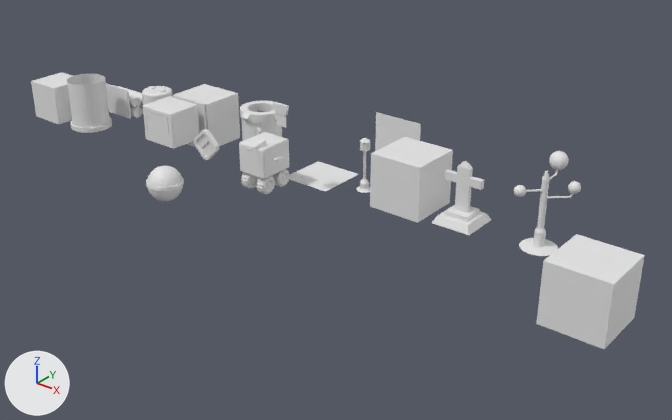
The glTF model public/model.glb: old version first, new version second.
Before and after are seen from a 50 mm lens placed at (21.4, -22.6, 14.0), pointed at (2.6, 0.9, -0.5). Lighting does not change. The marker at lower left points along +X, +Y and +Z. Where no turn or scale is listed for an object, it has been applied to the vertices.

In view in the first picture: 'barrierShad', 'bombmodel1', 'clim', 'exit', 'exit2shad', 'key2', 'nWall', 'ndecor1', 'planeGround', 'player1', 'playerHat', 'tree2', 'wall_1'.
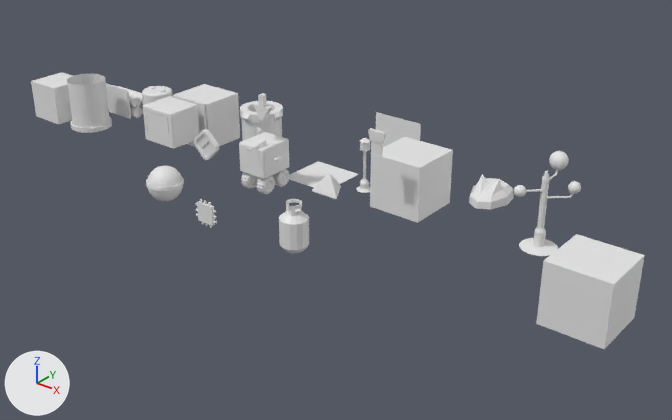
Where the change shows, as pixel boxes [x1, y1, x2, y2] in the pictures (672 x 420 px):
'ndecor1', deleted
    before: [432, 161, 491, 235]
'gazModel1', added
    after: [279, 199, 309, 253]
'mousemob', added
    after: [468, 174, 514, 210]
'key2', moved
    before: [273, 102, 289, 128]
    after: [368, 128, 386, 156]
'box2', added
    after: [312, 173, 341, 199]
'item3Model', added
    after: [195, 199, 217, 228]
'helpArrow', added
    after: [253, 93, 273, 120]
'mousemobEye', added
    after: [471, 191, 491, 201]

What changed in the scene script:
```text
Add me_cylinder_001:
    me_cylinder_001.from_pydata(...)  # 136 vertices, 236 faces; spans x -0.46..0.46, y -0.47..0.47, z 0.0..1.64
Add me_cube_032:
    me_cube_032.from_pydata(...)  # a box spanning x -0.347..0.347, y -0.06..0.06, z -0.3..0.4; a 32-sided cylinder along x spanning x -0.466..0.466, y -0.04..0.04, z 0.21..0.29; a 32-sided cylinder along x spanning x -0.466..0.466, y -0.04..0.04, z 0.009..0.089; a 32-sided cylinder along x spanning x -0.466..0.466, y -0.04..0.04, z -0.193..-0.113; a 32-sided cylinder along z spanning x -0.242..-0.162, y -0.04..0.04, z -0.417..0.514; a 32-sided cylinder along z spanning x -0.04..0.04, y -0.04..0.04, z -0.417..0.514; a 32-sided cylinder along z spanning x 0.162..0.242, y -0.04..0.04, z -0.417..0.514
Add me_cube_031:
    me_cube_031.from_pydata(...)  # 76 vertices, 148 faces; spans x -0.385..0.386, y -0.1..0.1, z -0.467..0.443
Add me_cube_029:
    me_cube_029.from_pydata([(0.336, -0.529, 0.423), (0.395, -0.633, 0.284), (0.053, -0.615, 0.437), (0.054, -0.825, 0.275), (-0.336, -0.529, 0.423), (-0.395, -0.633, 0.284), (-0.053, -0.615, 0.437), (-0.054, -0.825, 0.275)], [], [(1, 0, 2), (1, 2, 3), (5, 7, 6), (5, 6, 4)])
Add me_cube_017:
    me_cube_017.from_pydata(...)  # 55 vertices, 102 faces; spans x -0.72..0.72, y -0.91..0.91, z 0.0..0.89
Add me_cone:
    me_cone.from_pydata(...)  # 48 vertices, 92 faces; spans x -0.538..0.538, y -0.33..0.614, z 0.0..0.718
Remove ob_ndecor1:
    ob_ndecor1 = bpy.data.objects.new('ndecor1', me_cube_013)
    ob_ndecor1.location = (7.1, 2.0, 0.0)
Change ob_key2:
    ob_key2.location: (0.91, -0.06, 3.05) -> (5.01, -0.06, 3.05)
Add ob_gazmodel1:
    ob_gazmodel1 = bpy.data.objects.new('gazModel1', me_cylinder_001)
    ob_gazmodel1.location = (4.0, -3.0, 0.0)
Add ob_item3model:
    ob_item3model = bpy.data.objects.new('item3Model', me_cube_032)
    ob_item3model.location = (0.0, -3.0, 0.0)
Add ob_helparrow:
    ob_helparrow = bpy.data.objects.new('helpArrow', me_cube_031)
    ob_helparrow.location = (0.0, 0.0, 3.07)
Add ob_mousemobeye:
    ob_mousemobeye = bpy.data.objects.new('mousemobEye', me_cube_029)
    ob_mousemobeye.location = (7.0, 4.0, 0.05)
Add ob_mousemob:
    ob_mousemob = bpy.data.objects.new('mousemob', me_cube_017)
    ob_mousemob.location = (7.0, 4.0, 0.05)
Add ob_box2:
    ob_box2 = bpy.data.objects.new('box2', me_cone)
    ob_box2.location = (3.0, 0.0, 0.6)
```
